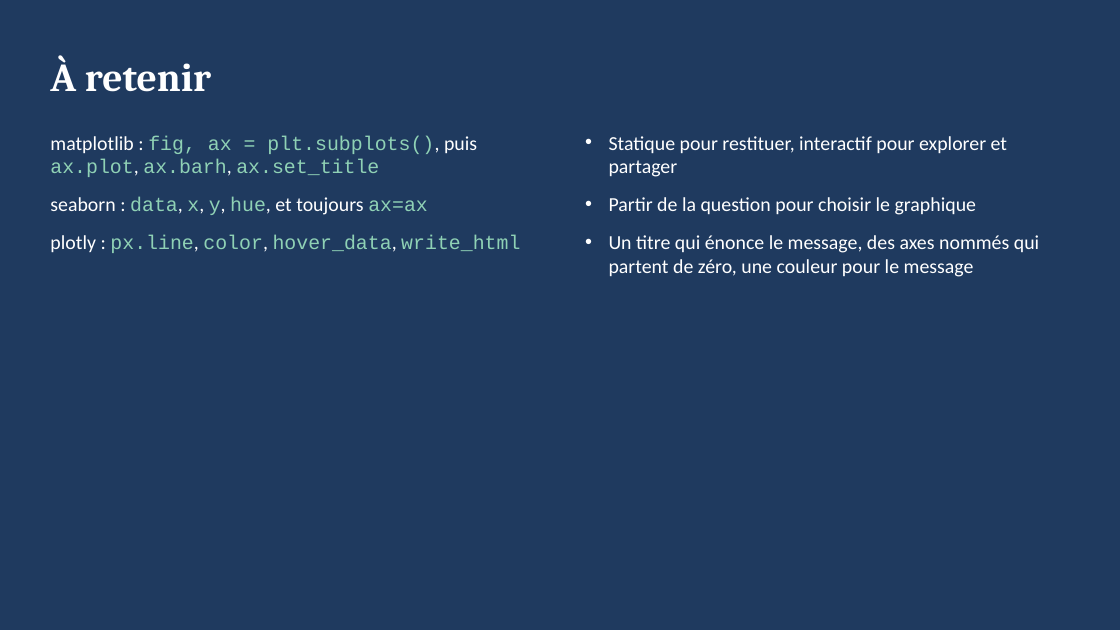
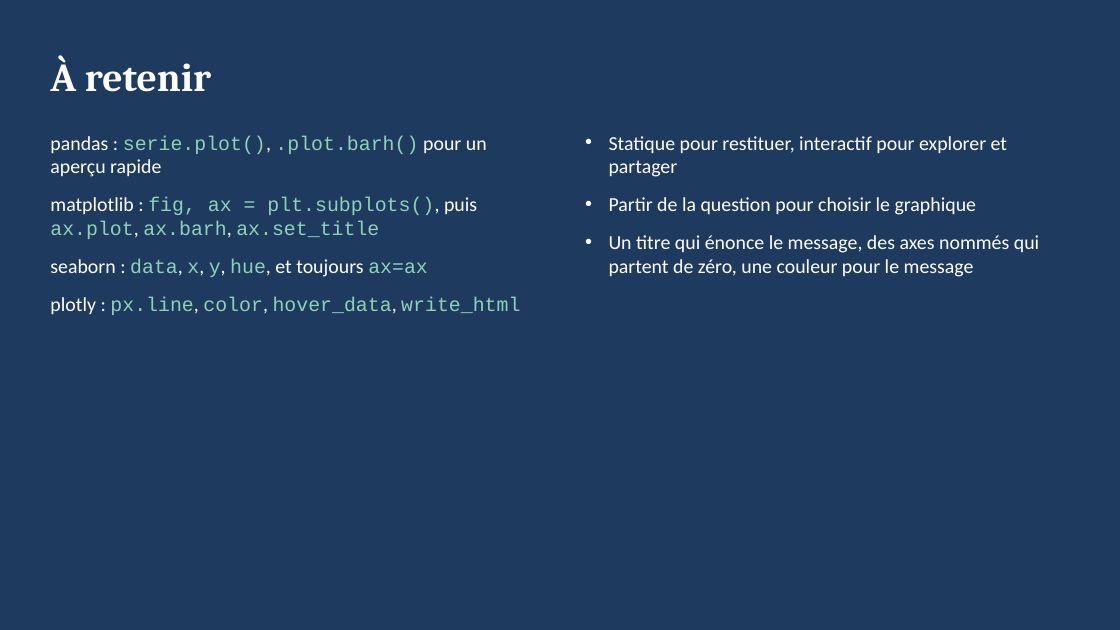
Before and after one commit to ardev2/formation-analyse-donnees-python, a slide deck: slide 16 of cours/04-jour2-apres-midi/visualisation-mini.pptx (slide 15 before the commit). Drawn at 1120x630 pixels with LibreOffice and Linux fonts; fonts in the diff are those of the drawing. Boxes give left, top, right and bottom in pixels: in the first picture for what was removed or moved away, otherwise in the second. Text is boxed around its words. In the diff, an @@ line names an element or a change of style, - is before the commit and + after.

```diff
--- a/cours/04-jour2-apres-midi/visualisation-mini.pptx
+++ b/cours/04-jour2-apres-midi/visualisation-mini.pptx
@@ text at (x1=50, y1=136, x2=487, y2=177): paragraph added @@
+• pandas : serie.plot(), .plot.barh() pour un aperçu rapide
```
Also in this commit, not shown: 3 other slides changed, 1 slide added, 3 other files.
